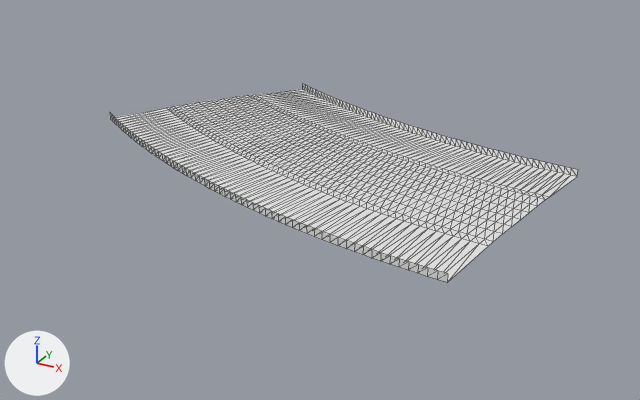
Before and after pictures for a commit that changed the glTF model public/assets/gen4/models/track-24.glb.
Rendered twice from a 50 mm lens placed at (234.6, -598.5, 47.0), pointed at (180.6, -500.4, -2.1). Lighting does not change. The marker at lower left points along +X, +Y and +Z. The older version comes first. Mesh edges are drawn as thin lines. Vertices at exactly the same position are counted once.

The first picture shows 'track-24'.
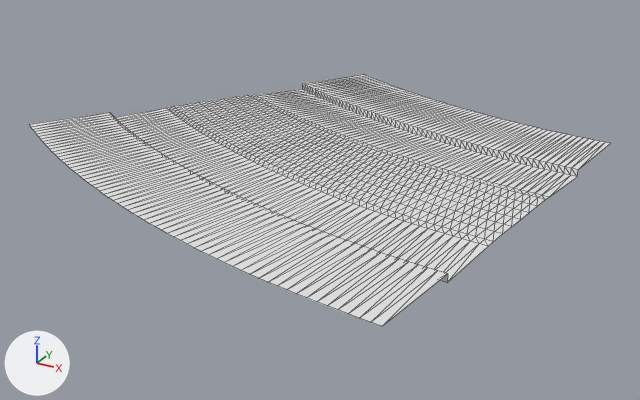
Where the change shows, as pixel boxes (x1, y1, x2, y2) in the pictures (640 x 400 px):
'track-24', reshaped (24% wider, 26% taller)
    before: (110, 84, 578, 283)
    after: (29, 75, 611, 326)
part 1 of me_track_24, added
    after: (29, 112, 447, 326)
part 2 of me_track_24, added
    after: (303, 75, 611, 169)

The change, as a diff of the scene's bpy script:
```diff
--- a/public/assets/gen4/models/track-24.glb.py
+++ b/public/assets/gen4/models/track-24.glb.py
@@ me_track_24 @@
 # used by ob_track_24; location = (0.0, 0.0, 0.0)
-me_track_24.from_pydata(...)  # 819 vertices, 1488 faces; spans x 143.9..212.8, y -524.9..-472.6, z 3.8..5.3
+me_track_24.from_pydata(...)  # 945 vertices, 1736 faces; spans x 137.4..214.3, y -536.8..-462.6, z 3.8..5.3
+# me_track_24 part 1
+# 51 vertices are added at x 137.4..206.9, y -536.8..-510.4, z 4.8..5.3
+# 6 new vertices lie (1.2, -0.3, 0.0) away from vertices in x 179.4..194.9, y -534.9..-530.9, z 5.1..5.2
+# 6 new vertices lie (1.1, -0.6, 0.0) away from vertices in x 141.4..156.1, y -521.3..-513.1, z 4.8..4.9
+# 124 new faces join them
+# me_track_24 part 2
+# 57 vertices are added at x 168.5..214.3, y -479.1..-462.6, z 4.8..5.3
+# 6 new vertices lie (0.7, -0.2, 0.0) away from vertices in x 196.9..210.4, y -478.4..-475.2, z 5.1..5.3
+# 124 new faces join them
```
